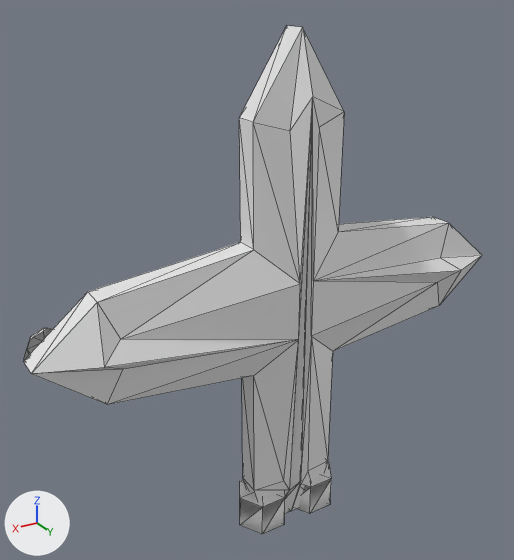
An edit to the OBJ model .design/ships3d/meshes/Lattice.obj, drawn before and after from the same camera.
Before and after are seen from a 50 mm camera at (18.5, 27.6, 16.1) aimed at (1.2, -1.2, 1.7). Arrows for +X, +Y and +Z are at lower left; the lights stay in place. The first picture is the older version. Mesh edges are drawn as thin lines. Where no turn or scale is listed for an object, it has been applied to the vertices. Vertices at exactly the same position are counted once.

Objects in the first picture: 'Lattice'.
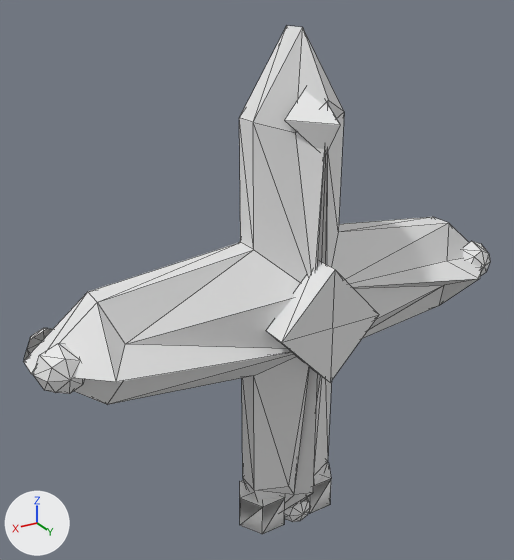
Pixel boxes [x1, y1, x2, y2] of what changed, in the pictures (514 x 560 px):
'Lattice', reshaped: before [24, 26, 482, 534]; after [24, 26, 490, 534]
part 1 of me_lattice, added: after [284, 90, 340, 155]
part 2 of me_lattice, added: after [34, 343, 84, 394]
part 3 of me_lattice, added: after [463, 241, 490, 276]
part 4 of me_lattice, added: after [285, 498, 311, 522]
part 5 of me_lattice, built on: before [31, 27, 482, 514]; after [31, 27, 481, 513]

The change, as a diff of the scene's bpy script:
```diff
--- a/.design/ships3d/meshes/Lattice.obj.py
+++ b/.design/ships3d/meshes/Lattice.obj.py
@@ me_lattice @@
 # verts and faces of me_lattice; kept vertices keep their numbers, new ones are numbered from 179
-me_lattice.from_pydata(...)  # 179 vertices, 288 faces; spans x -13.3..13.3, y -3.7..1.7, z -12.7..14.0
+me_lattice.from_pydata(...)  # 244 vertices, 376 faces; spans x -13.3..13.3, y -3.7..3.7, z -12.7..14.0
+# me_lattice part 1: the loose piece of 5 vertices spanning x -1.3..1.3, y -3.6..-1.3, z 8.7..12.0 is copied, and the copy is mirrored in y about the mesh origin; it spans x -1.3..1.3, y 1.3..3.6, z 8.7..12.0
+# me_lattice part 2: a new loose piece of 17 vertices spanning x 10.8..13.2, y 0.8..2.0, z -0.4..2.0
+# me_lattice part 3: a new loose piece of 17 vertices spanning x -13.2..-10.8, y 0.8..2.0, z -0.4..2.0
+# me_lattice part 4: a new loose piece of 17 vertices spanning x -1.0..1.0, y 0.8..1.8, z -12.7..-10.7
+# me_lattice part 5
+for i in [6, 11, 19, 27, 31, 39, 43, 51, 59, 67]: verts[i] += (0.0, 0.5, 0.0)
+for i in [7, 23, 47, 63]: verts[i] += (0.0, 1.1, 0.0)
+verts[15] = (-10.4, 3.1, 0.8)  # moved, pixel (479, 278)
+verts[55] = (10.4, 3.1, 0.8)  # moved, pixel (116, 381)
+verts[35] = (0.0, 2.7, -9.6)  # moved, pixel (313, 492)
+verts[71] = (0.0, 2.7, 11.2)  # moved, pixel (328, 100)
+verts[179] = (0.0, 3.7, -2.2)  # pixel (330, 382)
+verts[180] = (0.0, 2.3, -2.2)  # pixel (313, 370)
+verts[181] = (-2.8, 3.7, 0.8)  # pixel (379, 314)
+verts[182] = (-2.8, 2.3, 0.8)
+for new, old in zip([*range(183, 187)], [*range(179, 183)]): verts[new] = verts[old] + (2.8, 0.0, 3.0)
+verts[187] = (0.0, 3.7, 0.8)  # pixel (332, 328)
+faces += [(183, 185, 187), (183, 184, 186), (183, 186, 185), (179, 183, 187), (179, 180, 184), (179, 184, 183)]
+faces += [(179, 187, 181), (180, 181, 182), (179, 181, 180), (181, 187, 185), (182, 185, 186), (181, 185, 182)]
```
